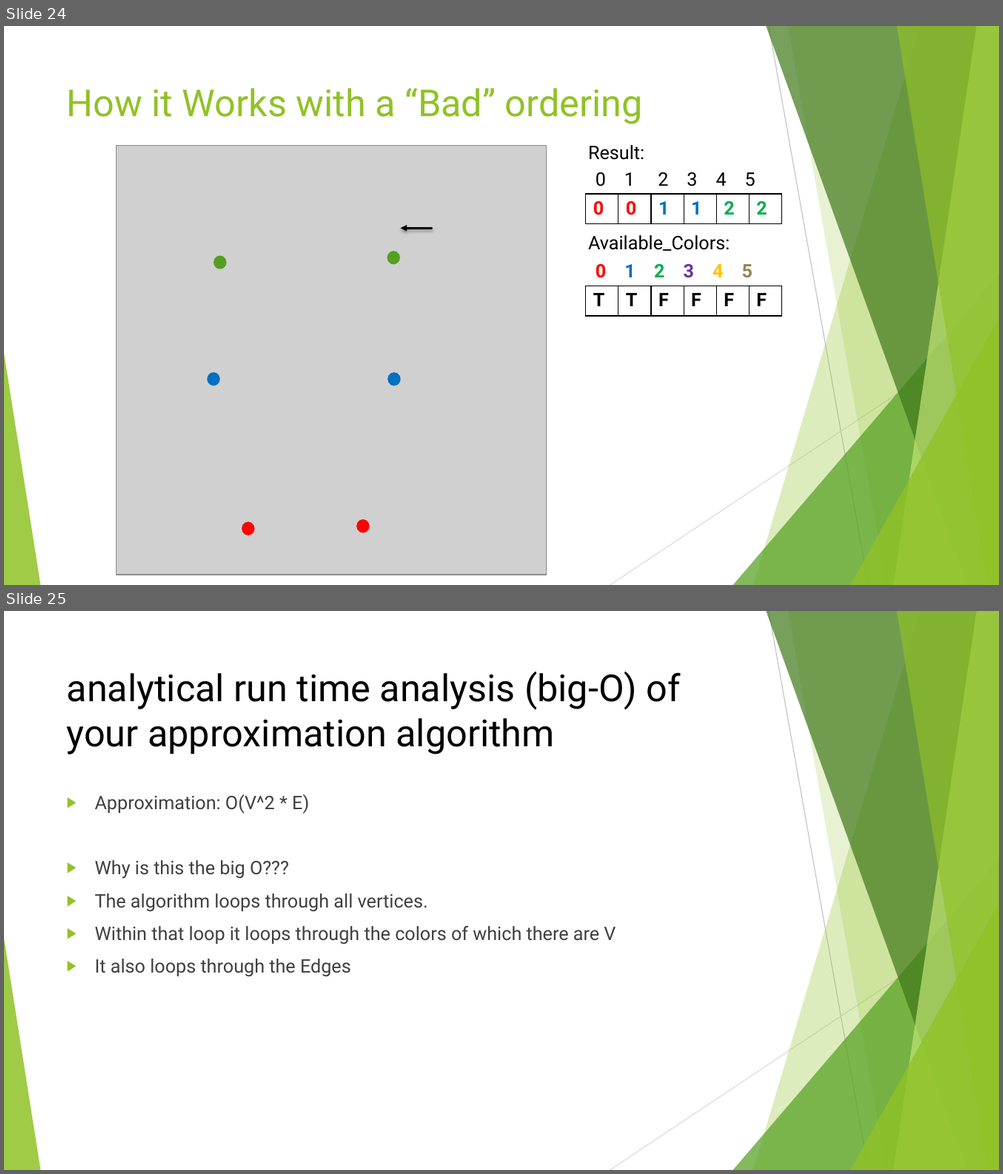
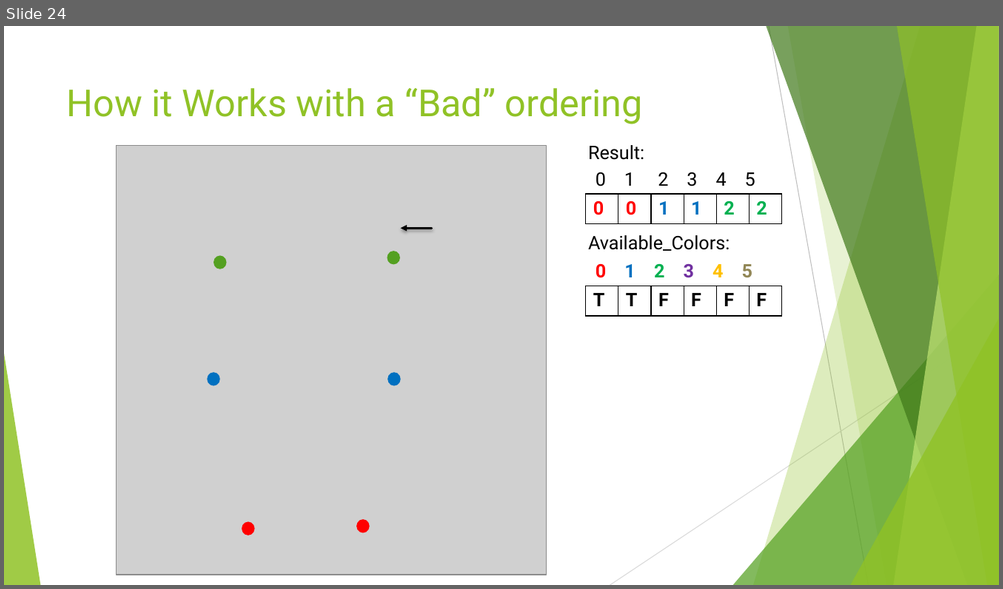
Before and after one commit to pearceag/Min_Coloring_Graph, a slide deck: presentations/Approximation_Presentation.pptx. Shown one above the other, each under a label of ours: slides 24 and 25 before the commit, slide 24 after it. The pictures are 1003x1174 and 1003x589 pixels, drawn with LibreOffice and Linux fonts; fonts in the diff are those of the drawing; grey boxes stand for pictures. Boxes give left, top, right and bottom in pixels: in the first picture for what was removed or moved away, otherwise in the second. Text is boxed around its words. In the diff, an @@ line names an element or a change of style, - is before the commit and + after.

```diff
--- a/presentations/Approximation_Presentation.pptx
+++ b/presentations/Approximation_Presentation.pptx
@@ slide 25 removed at [4, 611, 999, 1170], background #FFFFFF; not listed: 10 template elements that a slide beside it also shows @@
@@ title removed at [67, 672, 680, 755] @@
-analytical run time analysis (big-O) of your approximation algorithm
@@ text removed at [95, 795, 615, 977] @@
-▶ Approximation: O(V^2 * E)
-▶ Why is this the big O???
-▶ The algorithm loops through all vertices.
-▶ Within that loop it loops through the colors of which there are V
-▶ It also loops through the Edges
```
Also in this commit, not shown: 1 slide changed, 6 slides added, 4 other slides removed, 6 other files.
